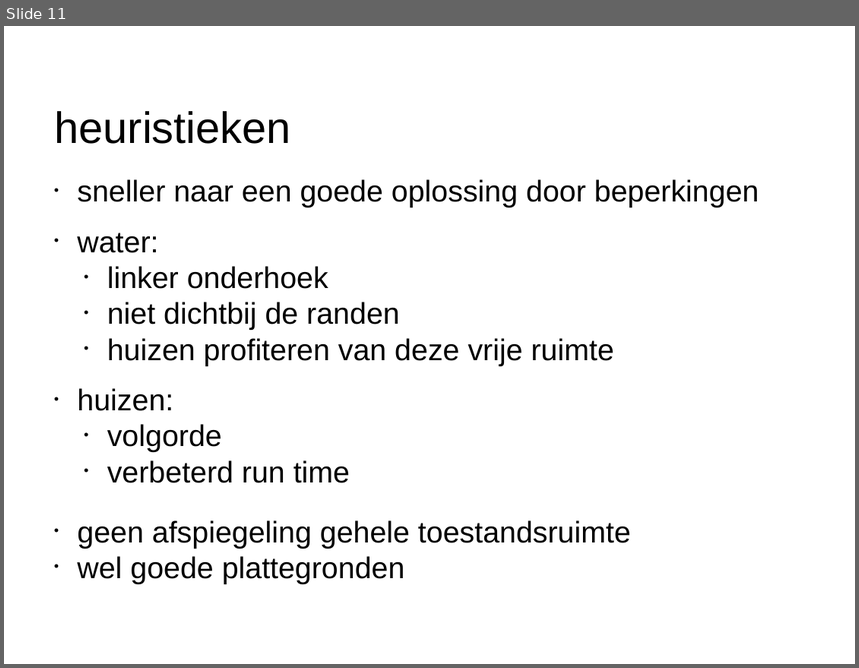
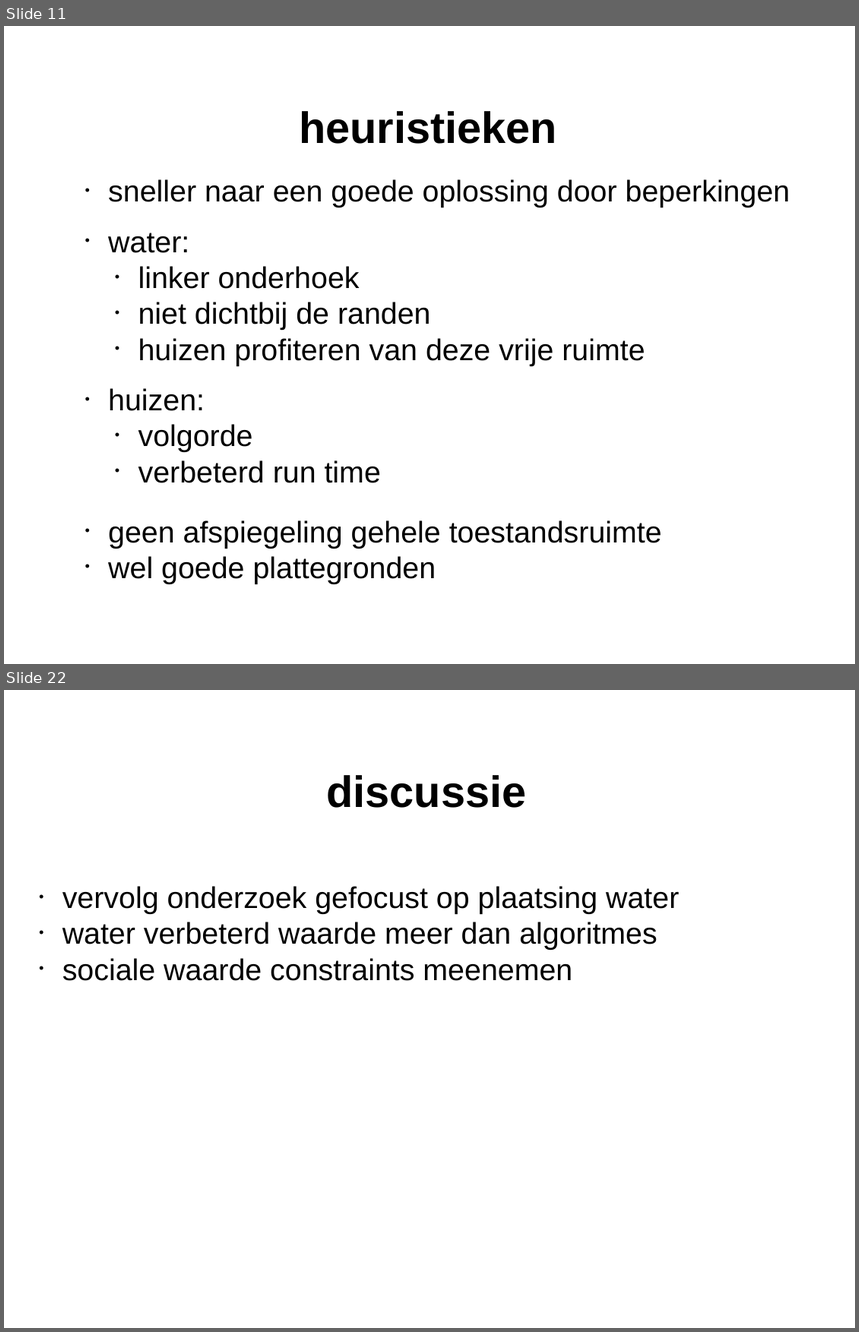
Before and after one commit to JuliaJansen/-HabboHotel, a slide deck: powerpoints/eindpresentatie heuristieken.pptx. Shown one above the other, each under a label of ours: slide 11 before the commit, slides 11 and 22 after it; the slides between them are not shown. The pictures are 859x668 and 859x1332 pixels, drawn with LibreOffice and Linux fonts; fonts in the diff are those of the drawing. Boxes give left, top, right and bottom in pixels: in the first picture for what was removed or moved away, otherwise in the second. Text is boxed around its words. In the diff, an @@ line names an element or a change of style, - is before the commit and + after.

```diff
--- a/powerpoints/eindpresentatie heuristieken.pptx
+++ b/powerpoints/eindpresentatie heuristieken.pptx
@@ slide 22 added at (4, 690, 855, 1328), background #FFFFFF @@
@@ title added at (326, 775, 526, 808), 52.8 pt, text #000000, bold @@
+discussie
@@ text added at (63, 886, 679, 981), 36 pt, text #000000 @@
+• vervolg onderzoek gefocust op plaatsing water
+• water verbeterd waarde meer dan algoritmes
+• sociale waarde constraints meenemen
@@ rectangle added at (18, 1059, 840, 1314), outline #FFFFFF 2 pt @@
@@ slide 11 changed as well @@
@@ title "heuristieken": place and size @@
-title "heuristieken" at (54, 111, 291, 144)
+title "heuristieken" at (299, 111, 557, 144)
@@ title "heuristieken" at (299, 111, 557, 144): bold on @@
@@ 4 texts: place and size @@
-4 texts at (77, 180, 759, 585)
+4 texts at (108, 180, 791, 585)
```
Also in this commit, not shown: 10 other slides changed, 10 other slides added.
